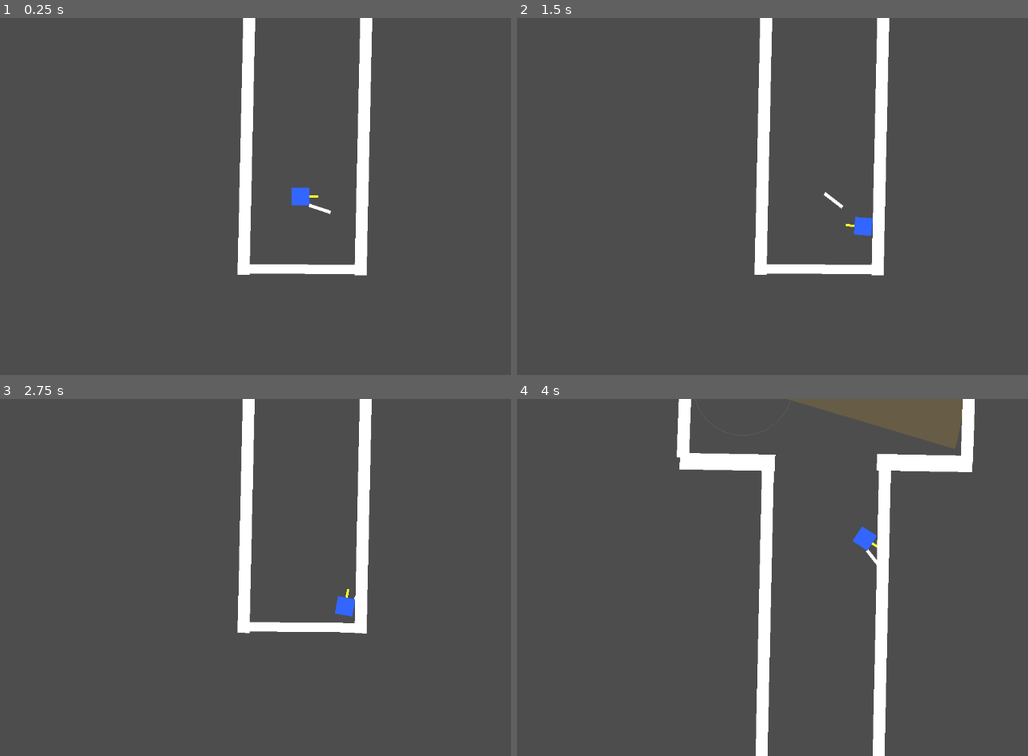
Above: before the commit, frames 1-4 (two rows, left to right).
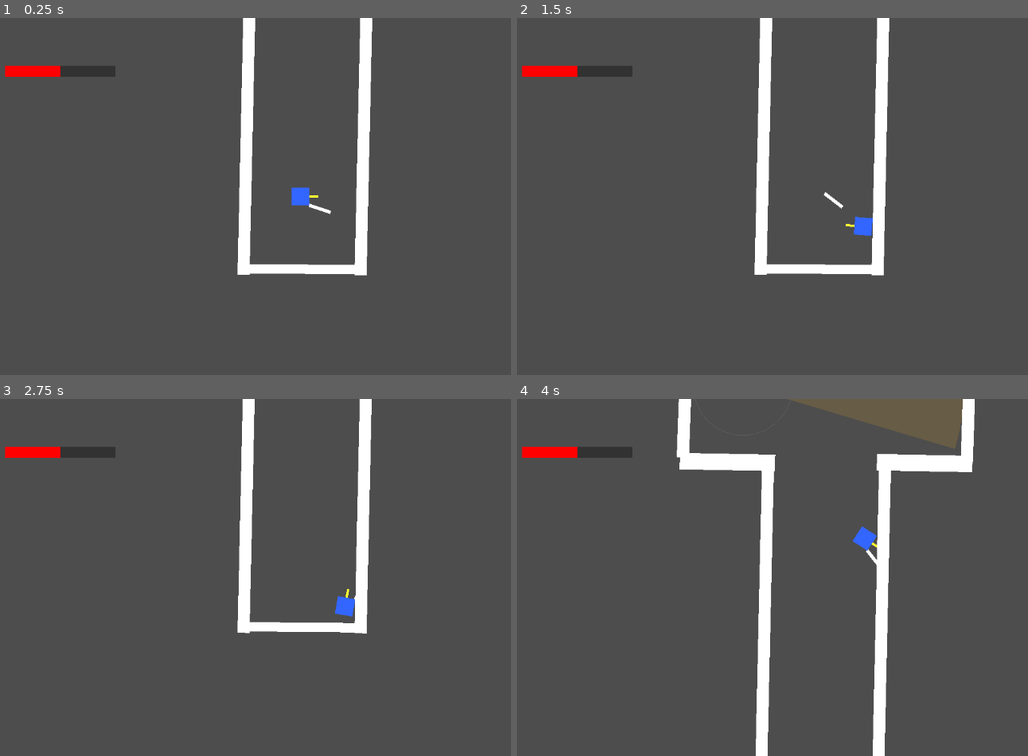
Above: after the commit, the same moments.

Repository: chimoochi/flash-fire
Game: Godot game, scene res://workspace.tscn
Two runs of this game, one before a commit and one after it. Both use one fixed random seed, a clock stepped at 60 frames per second and the inputs below.
Inputs (mouse positions are in pixels of both pictures, inside the frame that each line leads up to):
- Up to frame 1 (0.25 s): no input
- Up to frame 2 (1.5 s): tap Enter at 0.5 s; move the mouse to (956, 178) at 0.52 s; hold D (MoveRight) 0.53-1.28 s; tap Shift (Dash) at 0.6 s; move the mouse to (690, 214) at 1.27 s; hold S (MoveDown) from 1.28 s (still down); tap Space (shoot) at 1.35 s
- Up to frame 3 (2.75 s): move the mouse to (362, 498) at 2.02 s; release S (MoveDown) at 2.03 s; hold D (MoveRight) from 2.03 s (still down); tap Shift (Dash) at 2.1 s
- Up to frame 4 (4 s): move the mouse to (787, 648) at 2.77 s; release D (MoveRight) at 2.78 s; hold W (MoveUp) 2.78-3.53 s; tap Space (shoot) at 2.85 s; move the mouse to (1007, 631) at 3.52 s; hold A (MoveLeft) from 3.53 s (still down); tap Shift (Dash) at 3.6 s

The runs differ from the first frame. In frame 1, 0.7% of the frame differs, in the area x 0-23%, y 13-17%; in frame 2, 0.7%; in frame 3, 0.7%; in frame 4, 0.7%.

Commit message:
make health bar visible, add swing duration

Diff:
--- a/GodotGame/player/health_bar.tscn
+++ b/GodotGame/player/health_bar.tscn
@@ -10,7 +10,8 @@
 
 [node name="HealthBar" type="ProgressBar"]
 custom_minimum_size = Vector2(200, 20)
-offset_right = 200.0
+offset_left = -1.0
+offset_right = 199.0
 offset_bottom = 20.0
 theme_override_styles/background = SubResource("StyleBoxFlat_bg")
 theme_override_styles/fill = SubResource("StyleBoxFlat_fill")
--- a/GodotGame/player/player.tscn
+++ b/GodotGame/player/player.tscn
@@ -1,6 +1,7 @@
-[gd_scene load_steps=4 format=3 uid="uid://bq3nv1n2jji1h"]
+[gd_scene load_steps=5 format=3 uid="uid://bq3nv1n2jji1h"]
 
 [ext_resource type="Script" uid="uid://c4af162fdb6yc" path="res://player/player.gd" id="1_player"]
+[ext_resource type="PackedScene" uid="uid://c6jlkk74smucx" path="res://player/health_bar.tscn" id="2_healthbar"]
 
 [sub_resource type="RectangleShape2D" id="RectangleShape2D_player"]
 size = Vector2(32, 32)
@@ -47,3 +48,11 @@
 position_smoothing_enabled = true
 drag_horizontal_enabled = true
 drag_vertical_enabled = true
+
+[node name="CanvasLayer" type="CanvasLayer" parent="."]
+
+[node name="HealthBar" parent="CanvasLayer" instance=ExtResource("2_healthbar")]
+offset_left = 41.0
+offset_top = 87.0
+offset_right = 241.0
+offset_bottom = 107.0
--- a/GodotGame/scripts/attacks/swing_melee.gd
+++ b/GodotGame/scripts/attacks/swing_melee.gd
@@ -5,6 +5,7 @@
 
 @export var damage: int = 25
 @export var knockback_force: float = 800.0
+@export var attack_duration: float = 0.25
 
 var pivot: Node2D
 var visual: Node2D
@@ -31,7 +32,7 @@
 	is_swinging = true
 	hit_targets.clear()
 
-	var duration = 0.25
+	var duration = attack_duration
 	var start_angle = deg_to_rad(45)
 	var end_angle = deg_to_rad(-45)
 	var start_dist = 10.0
